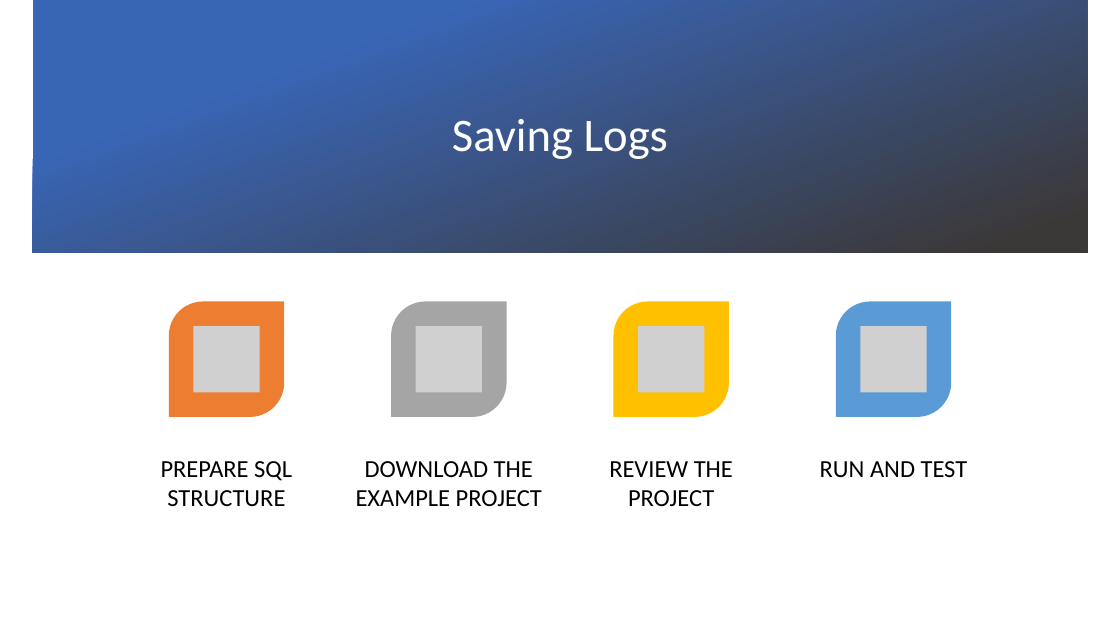
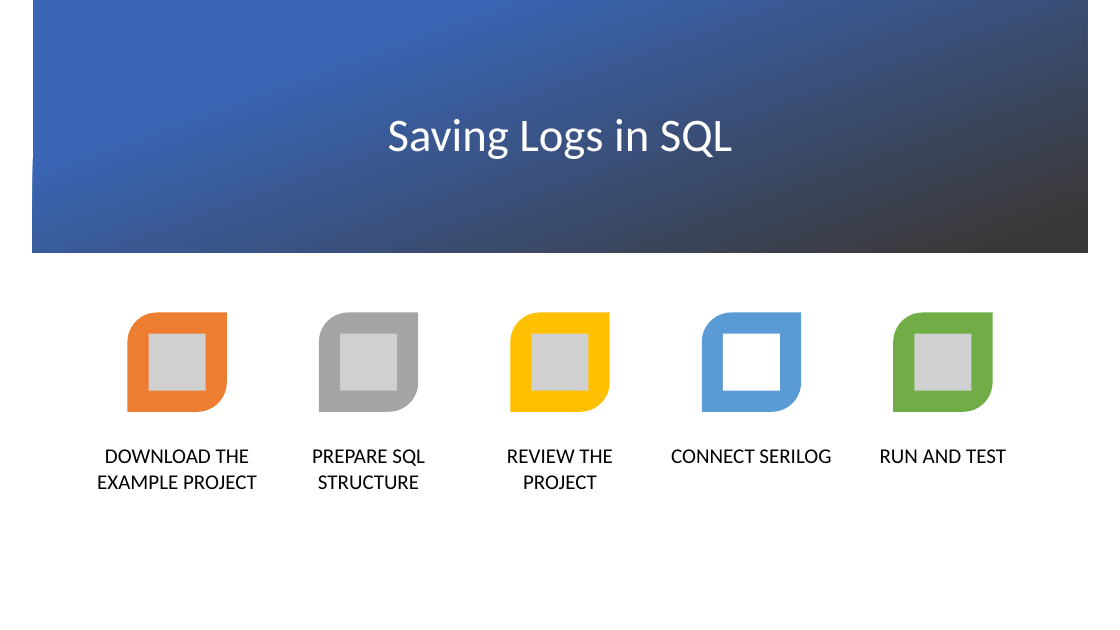
Before and after one commit to Davidfcr/LoggerWorkShop, a slide deck: slide 5 of Logging with Serilog+Elastichsearch+Kibana.pptx. Drawn at 1120x630 pixels with LibreOffice and Linux fonts; fonts in the diff are those of the drawing; grey boxes stand for pictures; background and template pictures are left out. Boxes give left, top, right and bottom in pixels: in the first picture for what was removed or moved away, otherwise in the second. Text is boxed around its words. In the diff, an @@ line names an element or a change of style, - is before the commit and + after.

```diff
--- a/Logging with Serilog+Elastichsearch+Kibana.pptx
+++ b/Logging with Serilog+Elastichsearch+Kibana.pptx
@@ title at <box>388,119,732,159</box>: text changed @@
-Saving Logs
+Saving Logs in SQL
@@ round diag rect: place and size @@
-round diag rect at <box>169,302,284,417</box>
+round diag rect at <box>128,313,227,412</box>
@@ picture removed at <box>193,326,260,392</box> @@
@@ round diag rect: place and size @@
-round diag rect at <box>392,302,507,417</box>
+round diag rect at <box>319,313,418,412</box>
@@ picture removed at <box>416,326,482,392</box> @@
@@ round diag rect: place and size @@
-round diag rect at <box>613,302,728,417</box>
+round diag rect at <box>511,313,610,412</box>
@@ round diag rect: place and size @@
-round diag rect at <box>836,302,951,417</box>
+round diag rect at <box>702,313,801,412</box>
@@ picture removed at <box>860,326,927,392</box> @@
@@ picture: place and size @@
-picture at <box>639,326,705,392</box>
+picture at <box>532,334,589,391</box>
@@ group added at <box>149,313,992,463</box>: 3 pictures, 1 rectangle, 1 text, 1 round diag rect @@
+CONNECT SERILOG
@@ size 21 to 18 pt; less space between paragraphs in 4 elements at <box>880,449,1006,463</box>, <box>507,449,613,489</box>, <box>312,449,425,489</box>, <box>97,449,257,489</box> @@
@@ text "DOWNLOAD THE EXAMPLE PROJECT": place and size @@
-text "DOWNLOAD THE EXAMPLE PROJECT" at <box>356,461,542,506</box>
+text "DOWNLOAD THE EXAMPLE PROJECT" at <box>97,449,257,489</box>
@@ text "PREPARE SQL STRUCTURE": place and size @@
-text "PREPARE SQL STRUCTURE" at <box>161,461,292,507</box>
+text "PREPARE SQL STRUCTURE" at <box>312,449,425,489</box>
@@ text "REVIEW THE PROJECT": place and size @@
-text "REVIEW THE PROJECT" at <box>609,461,733,506</box>
+text "REVIEW THE PROJECT" at <box>507,449,613,489</box>
@@ text "RUN AND TEST": place and size @@
-text "RUN AND TEST" at <box>820,461,968,478</box>
+text "RUN AND TEST" at <box>880,449,1006,463</box>
```
Also in this commit, not shown: 3 other slides changed, 1 other file.
